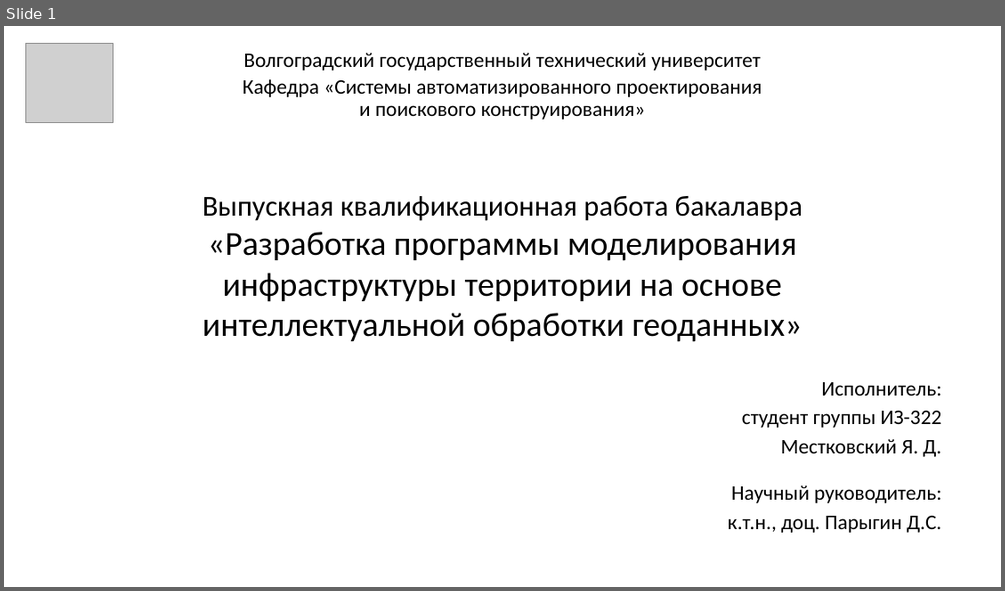
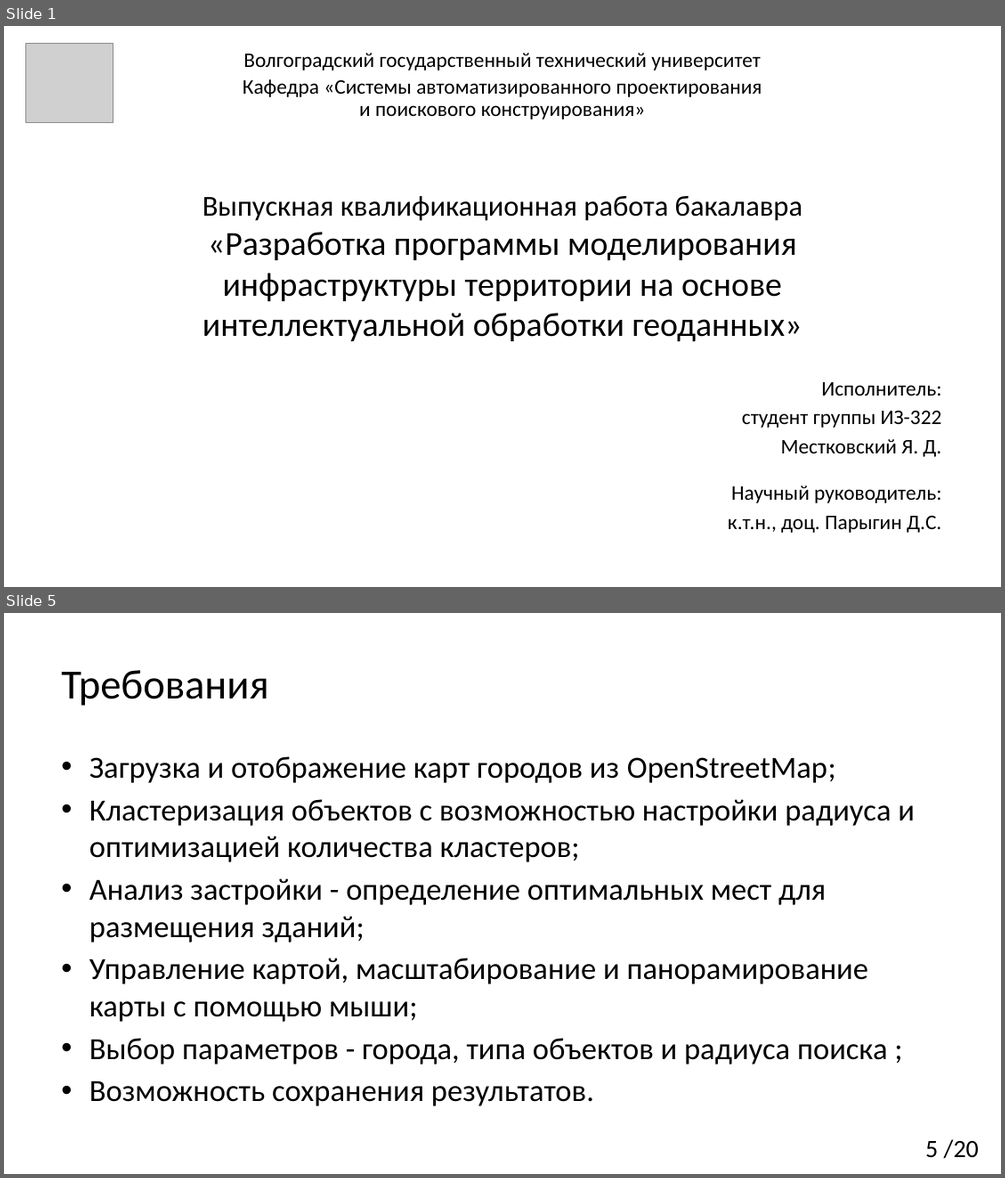
Before and after one commit to YaroslavMestkovsky/VKR, a slide deck: 3 [Презентация].pptx. Shown one above the other, each under a label of ours: slide 1 before the commit, slides 1 and 5 after it; the slides between them are not shown. The pictures are 1005x591 and 1005x1178 pixels, drawn with LibreOffice and Linux fonts; fonts in the diff are those of the drawing; grey boxes stand for pictures. Boxes give left, top, right and bottom in pixels: in the first picture for what was removed or moved away, otherwise in the second. Text is boxed around its words. In the diff, an @@ line names an element or a change of style, - is before the commit and + after.

```diff
--- a/3 [Презентация].pptx
+++ b/3 [Презентация].pptx
@@ slide 5 added at (4, 613, 1001, 1174), background #FFFFFF @@
@@ title added at (61, 670, 268, 706), 40 pt, text #000000 @@
+Требования
@@ text added at (89, 756, 914, 1106), 29.6 pt, text #000000 @@
+• Загрузка и отображение карт городов из OpenStreetMap;
+• Кластеризация объектов с возможностью настройки радиуса и оптимизацией количества кластеров;
+• Анализ застройки - определение оптимальных мест для размещения зданий;
+• Управление картой, масштабирование и панорамирование карты с помощью мыши;
+• Выбор параметров - города, типа объектов и радиуса поиска ;
+• Возможность сохранения результатов.
@@ page number added at (925, 1139, 979, 1158), 24 pt, text #000000 @@
+5 /20
```
Also in this commit, not shown: 4 slides changed, 14 other slides added, 14 slides removed, 1 other file.
